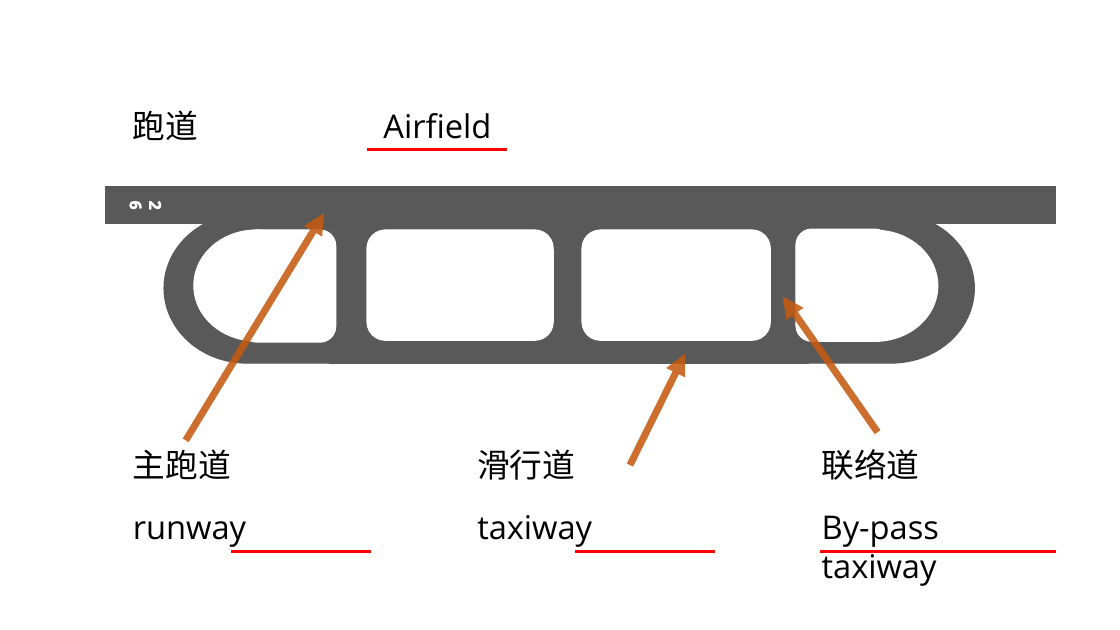
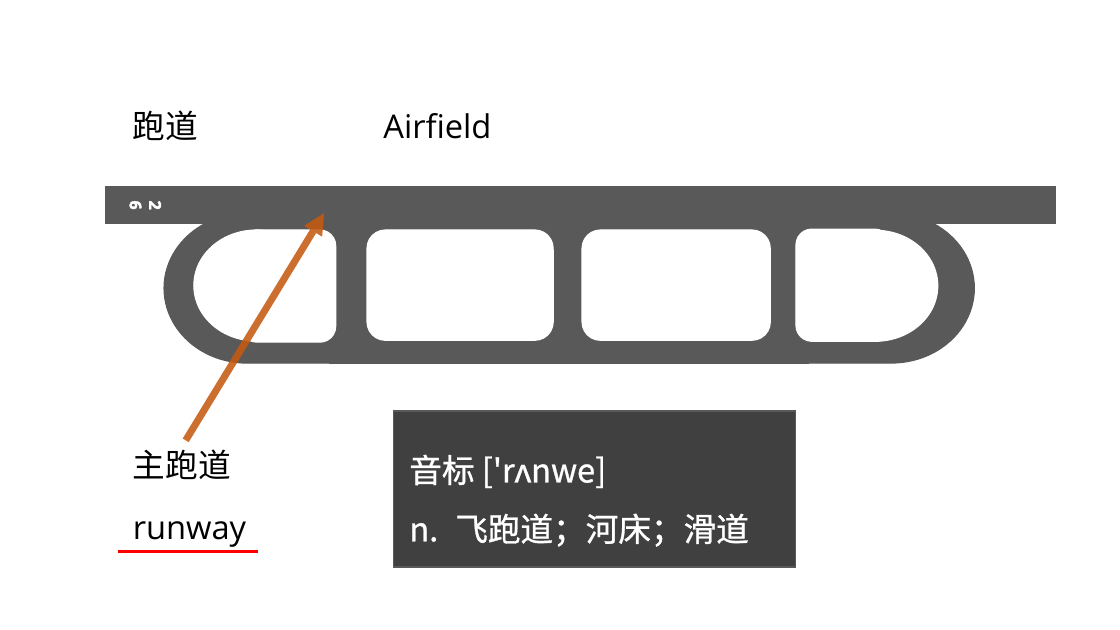
Before and after one commit to dlovegrace/english-teaching, a slide deck: slide 9 of airport sign.pptx (slide 6 before the commit). Drawn at 1120x630 pixels with LibreOffice and Linux fonts; fonts in the diff are those of the drawing. Boxes give left, top, right and bottom in pixels: in the first picture for what was removed or moved away, otherwise in the second. Text is boxed around its words. In the diff, an @@ line names an element or a change of style, - is before the commit and + after.

Commit message:
完成了ppt中机场介绍以及跑道介绍部分，添加了相关的音标以及音频

```diff
--- a/airport sign.pptx
+++ b/airport sign.pptx
@@ line removed from (367, 150) to (507, 150) @@
@@ arrow removed from (878, 433) to (783, 297) @@
@@ arrow removed from (630, 465) to (686, 354) @@
@@ rectangle added at [394,411,797,567], fill #404040, outline #595959 1 pt, 28 pt, text #FFFFFF @@
+音标 ['rʌnwe]
+n. 飞跑道；河床；滑道
@@ text removed at [477,449,575,480] @@
-滑行道
@@ text removed at [822,449,920,480] @@
-联络道
@@ text removed at [477,515,592,547] @@
-taxiway
@@ text removed at [822,515,939,586] @@
-By-pass taxiway
@@ line moved from (231, 552) - (371, 552) to (118, 552) - (258, 552) @@
@@ line removed from (576, 552) to (716, 552) @@
@@ line removed from (821, 552) to (1056, 552) @@
```
Also in this commit, not shown: 3 other slides changed, 6 slides added, 1 slide removed, 1 other file.
